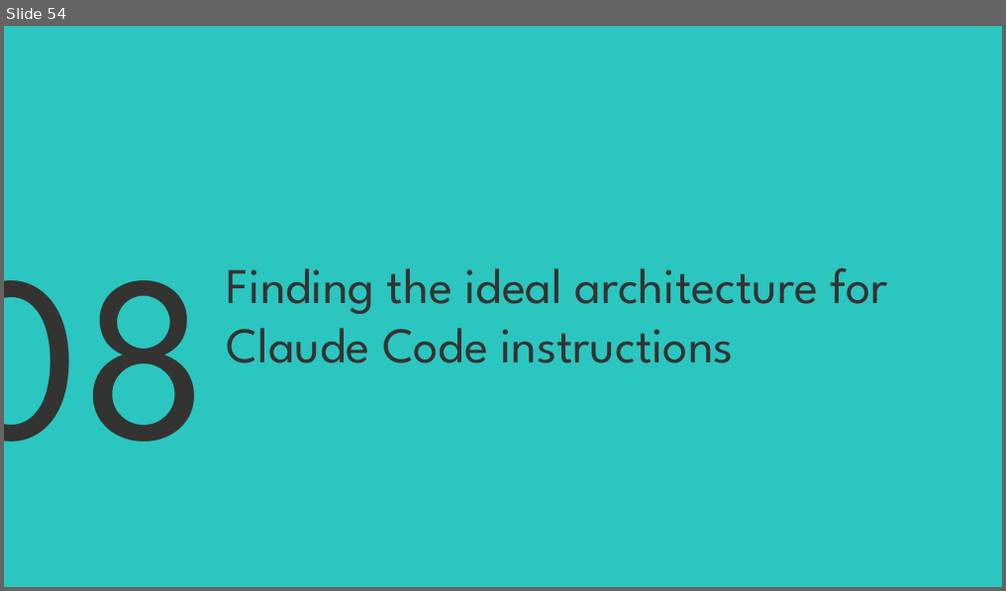
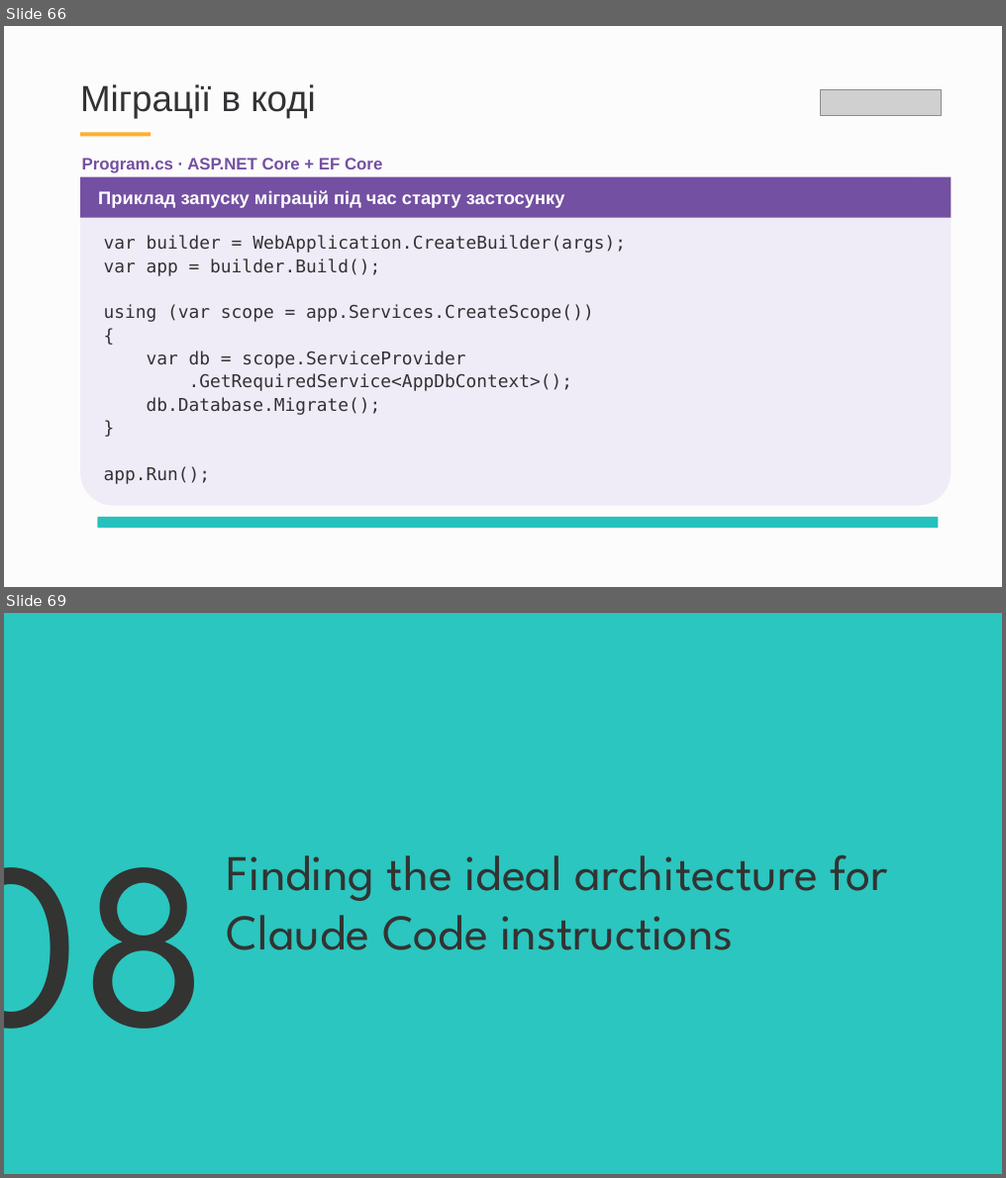
Before and after one commit to VladislavAntonyuk/HomeManagement, a slide deck: .NET Conf 2026 - Ukraine.pptx. Shown one above the other, each under a label of ours: slide 54 before the commit, slides 66 and 69 after it; the slides between them are not shown. The pictures are 1006x591 and 1006x1178 pixels, drawn with LibreOffice and Linux fonts; fonts in the diff are those of the drawing; grey boxes stand for pictures. Boxes give left, top, right and bottom in pixels: in the first picture for what was removed or moved away, otherwise in the second. Text is boxed around its words. In the diff, an @@ line names an element or a change of style, - is before the commit and + after.

```diff
--- a/.NET Conf 2026 - Ukraine.pptx
+++ b/.NET Conf 2026 - Ukraine.pptx
@@ slide 66 added at box(4, 26, 1002, 587), background #FFFFFF @@
@@ rectangle added at box(4, 26, 1002, 587), fill #FDFCFC @@
@@ text added at box(80, 84, 316, 118), 52.5 pt, text #323235 @@
+Міграції в коді
@@ picture added at box(820, 90, 942, 115) @@
@@ rectangle added at box(80, 132, 151, 136), fill #FFAF2D @@
@@ text added at box(82, 158, 382, 174), 24 pt, text #7350A2, bold @@
+Program.cs · ASP.NET Core + EF Core
@@ rounded rectangle added at box(80, 177, 951, 505), fill #F0ECF7 @@
@@ rectangle added at box(80, 177, 951, 218), fill #7350A2 @@
@@ text added at box(98, 190, 565, 208), 26.1 pt, text #FFFFFF, bold @@
+Приклад запуску міграцій під час старту застосунку
@@ text added at box(104, 235, 626, 484), 25.5 pt, text #323235 @@
+var builder = WebApplication.CreateBuilder(args);
+var app = builder.Build();
+using (var scope = app.Services.CreateScope())
+{
+var db = scope.ServiceProvider
+.GetRequiredService<AppDbContext>();
+db.Database.Migrate();
+}
+app.Run();
@@ rounded rectangle added at box(98, 517, 938, 529), fill #27C1BD @@
@@ what was slide 54 is now slide 69 @@
```
Also in this commit, not shown: 14 other slides added.
